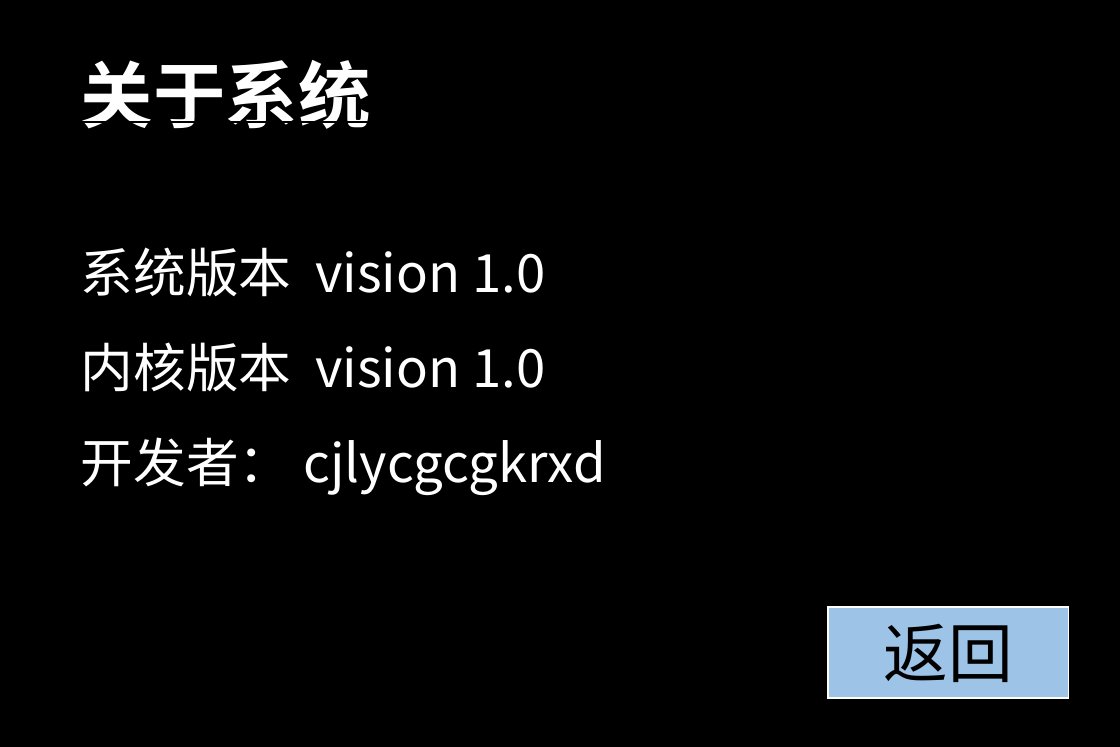
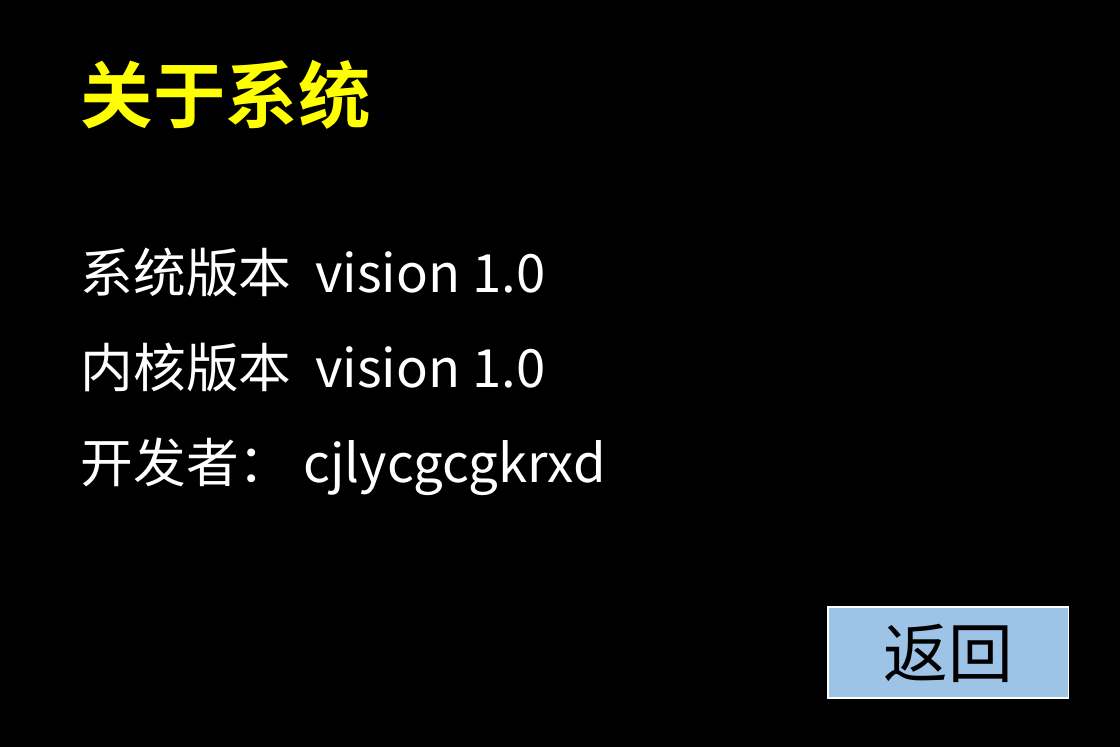
Before and after one commit to Derrick1024/IntelligentWindow, a slide deck: slide 9 of HMI/UI.pptx (slide 8 before the commit). Drawn at 1120x747 pixels with LibreOffice and Linux fonts; fonts in the diff are those of the drawing. Boxes give left, top, right and bottom in pixels: in the first picture for what was removed or moved away, otherwise in the second. Text is boxed around its words. In the diff, an @@ line names an element or a change of style, - is before the commit and + after.

```diff
--- a/HMI/UI.pptx
+++ b/HMI/UI.pptx
@@ text "关于系统" at [81,60,371,129]: text colour #FFFFFF to #FFFF00 @@
@@ rectangle removed at [69,122,1068,570] @@
```
Also in this commit, not shown: 3 other slides changed, 1 slide added, 29 other files.
